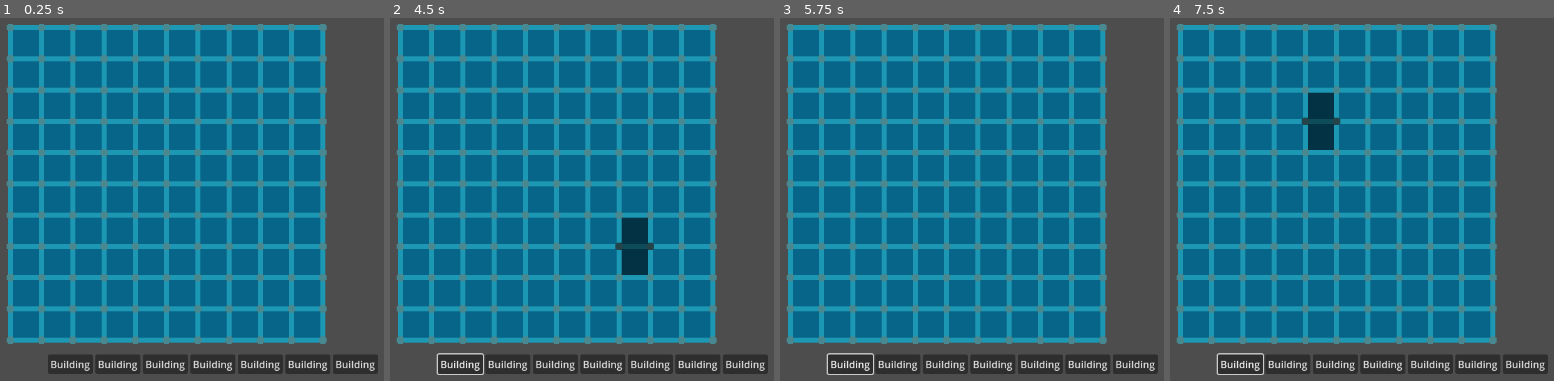
Above: before the commit, frames 1-4 (left to right).
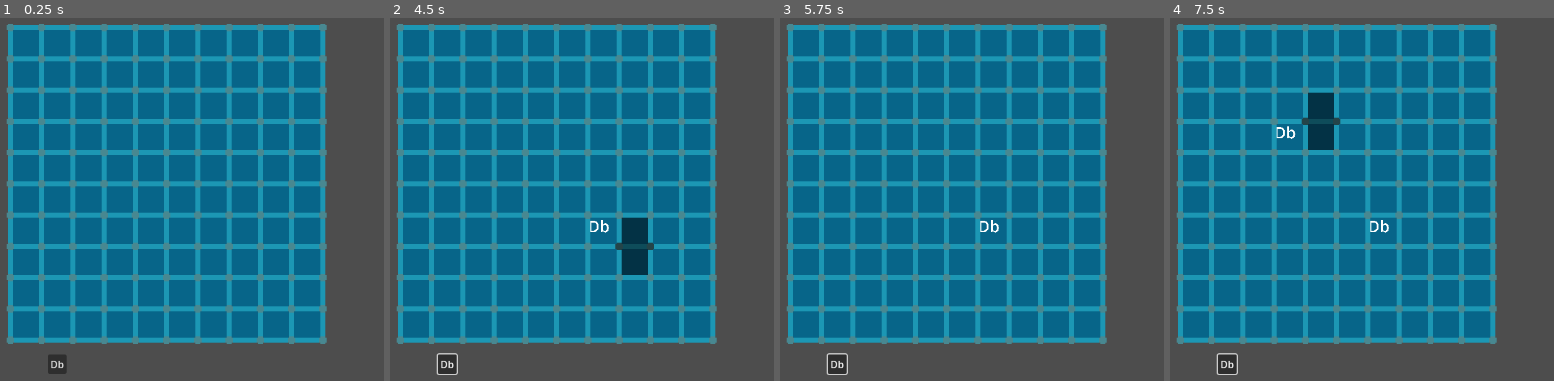
Above: after the commit, the same moments.

Repository: bjornarprytz/beneath-the-surface
Game: Godot game, scene res://main.tscn
Two runs of this game, one before a commit and one after it. Both use one fixed random seed, a clock stepped at 60 frames per second and the inputs below.
Inputs (mouse positions are in pixels of both pictures, inside the frame that each line leads up to):
- Up to frame 1 (0.25 s): no input
- Up to frame 2 (4.5 s): click (447, 362) at 0.5 s, where only the run after the commit has a clickable "Db"; click "Building" (after the commit: "Db") at 1.25 s; click "Building" (after the commit: "Db") at 2 s; click "Building" (after the commit: "Db") at 2.75 s; tap Enter at 3.5 s; move the mouse to (outside the picture) at 3.52 s; click (outside the picture) at 3.67 s; tap Space at 4.25 s; drag from (589, 224) to (712, 290) at 4.27 s
- Up to frame 3 (5.75 s): tap Enter at 5 s; move the mouse to (outside the picture) at 5.02 s; click (outside the picture) at 5.17 s
- Up to frame 4 (7.5 s): tap Space at 5.75, 7.25 s; drag from (1492, 290) to (1292, 134) at 5.77 s; tap Enter at 6.5 s; move the mouse to (outside the picture) at 6.52 s; click (outside the picture) at 6.67 s; drag from (1292, 134) to (1411, 90) at 7.27 s

The runs differ from the first frame. In frame 1, 3.5% of the frame differs, in the area x 13-99%, y 92-99%; in frame 2, 3.7%; in frame 3, 3.7%; in frame 4, 3.8%, in the area x 13-99%, y 29-99%.
Error after the commit: Assertion failed: Tile already has hardware (res://systems/map/tile.gd:41)

Commit message:
build button

Diff:
--- /dev/null
+++ b/src/atoms/crossHardware.gd
@@ -0,0 +1,2 @@
+class_name CrossHardware
+extends Hardware
--- /dev/null
+++ b/src/atoms/edgeHardware.gd
@@ -0,0 +1,5 @@
+class_name EdgeHardware
+extends Hardware
+
+func init(hardwareData: HardwareData):
+	data = hardwareData
--- a/src/atoms/hardware.gd
+++ b/src/atoms/hardware.gd
@@ -1,2 +1,7 @@
 class_name Hardware
 extends Node2D
+
+var data: HardwareData
+
+func init(_hardwareData: HardwareData):
+	push_error("Hardware.init() is not implemented")
--- a/src/atoms/hardwareData.gd
+++ b/src/atoms/hardwareData.gd
@@ -1,13 +1,21 @@
 class_name HardwareData
 extends Resource
 
-enum HardwareType {
-    CPU,
-    GPU,
-    RAM,
-    STORAGE,
-    NETWORK,
-    DEFENSE
+## Indicates which role the hardware fills
+enum Category {
+	CPU,
+	GPU,
+	RAM,
+	STORAGE,
+	NETWORK,
+	DEFENSE
+}
+
+## Determines where the hardware can be placed
+enum Type {
+	TILE,
+	EDGE,
+	CROSS
 }
 
 ## Cost in bit coin
@@ -16,5 +24,24 @@
 ## User facing name
 var hardwareName: String
 
+## The category of hardware
+var category: Category
+
 ## The type of hardware
-var type: HardwareType
+var type: Type
+
+func withCost(hwCost: int) -> HardwareData:
+	self.cost = hwCost
+	return self
+
+func withName(hwName: String) -> HardwareData:
+	self.hardwareName = hwName
+	return self
+
+func withCategory(hwCategory: Category) -> HardwareData:
+	self.category = hwCategory
+	return self
+
+func withType(hwType: Type) -> HardwareData:
+	self.type = hwType
+	return self
--- /dev/null
+++ b/src/atoms/hardware_cross.tscn
@@ -0,0 +1,17 @@
+[gd_scene load_steps=3 format=3 uid="uid://c50i430ywtyxf"]
+
+[ext_resource type="Script" path="res://atoms/crossHardware.gd" id="1_beo4p"]
+
+[sub_resource type="Theme" id="Theme_eqemx"]
+default_font_size = 256
+
+[node name="HardwareCross" type="Node2D"]
+script = ExtResource("1_beo4p")
+
+[node name="RichTextLabel" type="RichTextLabel" parent="."]
+offset_right = 350.0
+offset_bottom = 350.0
+scale = Vector2(0.1, 0.1)
+theme = SubResource("Theme_eqemx")
+bbcode_enabled = true
+text = "[center]A5"
--- /dev/null
+++ b/src/atoms/hardware_edge.tscn
@@ -0,0 +1,17 @@
+[gd_scene load_steps=3 format=3 uid="uid://dgqetobrqvbgv"]
+
+[ext_resource type="Script" path="res://atoms/edgeHardware.gd" id="1_4op0m"]
+
+[sub_resource type="Theme" id="Theme_eqemx"]
+default_font_size = 256
+
+[node name="HardwareEdge" type="Node2D"]
+script = ExtResource("1_4op0m")
+
+[node name="Name" type="RichTextLabel" parent="."]
+offset_right = 350.0
+offset_bottom = 350.0
+scale = Vector2(0.1, 0.1)
+theme = SubResource("Theme_eqemx")
+bbcode_enabled = true
+text = "[center]A5"
--- /dev/null
+++ b/src/atoms/hardware_tile.tscn
@@ -0,0 +1,17 @@
+[gd_scene load_steps=3 format=3 uid="uid://cyxor4ildf6j1"]
+
+[ext_resource type="Script" path="res://atoms/tileHardware.gd" id="1_eypp7"]
+
+[sub_resource type="Theme" id="Theme_eqemx"]
+default_font_size = 256
+
+[node name="HardwareTile" type="Node2D"]
+script = ExtResource("1_eypp7")
+
+[node name="Name" type="RichTextLabel" parent="."]
+offset_right = 350.0
+offset_bottom = 350.0
+scale = Vector2(0.1, 0.1)
+theme = SubResource("Theme_eqemx")
+bbcode_enabled = true
+text = "[center]A5"
--- /dev/null
+++ b/src/atoms/software.tscn
@@ -0,0 +1,6 @@
+[gd_scene load_steps=2 format=3 uid="uid://26hqqotfvmdq"]
+
+[ext_resource type="Script" path="res://atoms/software.gd" id="1_0kp8i"]
+
+[node name="Software" type="Node2D"]
+script = ExtResource("1_0kp8i")
--- /dev/null
+++ b/src/atoms/tileHardware.gd
@@ -0,0 +1,12 @@
+class_name TileHardware
+extends Hardware
+
+@onready var nameLabel: RichTextLabel:
+	get:
+		return $Name
+
+var tile: Tile
+
+func init(hardwareData: HardwareData):
+	data = hardwareData
+	nameLabel.text = "[center]%s" % data.hardwareName
--- a/src/autoload/create.gd
+++ b/src/autoload/create.gd
@@ -4,6 +4,10 @@
 @onready var tileSpawner = preload ("res://systems/map/tile.tscn")
 @onready var edgeSpawner = preload ("res://systems/map/edge.tscn")
 @onready var crossSpawner = preload ("res://systems/map/cross.tscn")
+
+@onready var edgeHardwareSpawner = preload ("res://atoms/hardware_edge.tscn")
+@onready var crossHardwareSpawner = preload ("res://atoms/hardware_cross.tscn")
+@onready var tileHardwareSpawner = preload ("res://atoms/hardware_tile.tscn")
 
 func tile(coord: Vector2i, size: float) -> Tile:
 	var tileScene = tileSpawner.instantiate() as Tile
@@ -25,3 +29,22 @@
 	crossScene.thickness = thickness
 	crossScene.coordinates = coord
 	return crossScene
+
+func hardware(hardwareData: HardwareData) -> Hardware:
+
+	match hardwareData.type:
+		HardwareData.Type.EDGE:
+			var scene = edgeHardwareSpawner.instantiate() as EdgeHardware
+			scene.init(hardwareData)
+			return scene
+		HardwareData.Type.CROSS:
+			var scene = crossHardwareSpawner.instantiate() as CrossHardware
+			scene.init(hardwareData)
+			return scene
+		HardwareData.Type.TILE:
+			var scene = tileHardwareSpawner.instantiate() as TileHardware
+			scene.init(hardwareData)
+			return scene
+
+	assert(false, "Hardware type not implemented")
+	return null
--- a/src/main.gd
+++ b/src/main.gd
@@ -2,3 +2,5 @@
 extends Node2D
 
 @onready var map: Map = $Map
+
+var player : Player = Player.new()
--- a/src/systems/actions/buildAction.gd
+++ b/src/systems/actions/buildAction.gd
@@ -10,13 +10,41 @@
 	_hardwareData = hardwareData
 	_map = map
 
-## The build action is to place a piece of hardware on the map
-## If this is fencing, you get to drag a line along the edges
-## If this is a rack, you get to place it on a tile
-## If this is a switch, you get to place it on an intersection ??
+	match hardwareData.type:
+		HardwareData.Type.TILE:
+			map.tileClicked.connect(_on_tile_clicked)
+		HardwareData.Type.EDGE:
+			map.edgeClicked.connect(_on_edge_clicked)
+		HardwareData.Type.CROSS:
+			map.intersectionClicked.connect(_on_intersection_clicked)
+
+func cancel() -> void:
+	_finish()
 
 func _unhandled_input(event: InputEvent) -> void:
 	## Cancel with mouse 2
 	if event is InputEventMouseButton:
 		if event.button_index == MOUSE_BUTTON_RIGHT and event.pressed:
-			finished.emit()
+			_finish()
+
+func _on_tile_clicked(tile: Tile) -> void:
+	## Place the hardware on the tile
+	var hardware = Create.hardware(_hardwareData)
+	tile.add_hardware(hardware)
+	_finish()
+
+func _on_edge_clicked(edge: Edge) -> void:
+	## Place the hardware on the edge
+	var hardware = _hardwareData.create()
+	edge.add_hardware(hardware)
+	_finish()
+
+func _on_intersection_clicked(intersection: Cross) -> void:
+	## Place the hardware on the intersection
+	var hardware = _hardwareData.create()
+	intersection.add_hardware(hardware)
+	_finish()
+
+func _finish() -> void:
+	finished.emit()
+	queue_free()
--- a/src/systems/map/cross.gd
+++ b/src/systems/map/cross.gd
@@ -21,6 +21,9 @@
 
 	edges.append(edge)
 	edge.connect_intersection(self)
+
+func get_edges() -> Array[Edge]:
+	return edges
 
 func _draw() -> void:
 	if tileSize == 0:
--- a/src/systems/map/edge.gd
+++ b/src/systems/map/edge.gd
@@ -17,6 +17,7 @@
 
 var _tiles: Array[Tile]
 var _intersections: Array[Cross]
+var _hardware: Hardware
 
 func connect_tile(tile: Tile):
 	if _tiles.has(tile):
@@ -38,10 +39,23 @@
 func get_tiles() -> Array[Tile]:
 	return _tiles
 
-func get_hardware() -> Array[Hardware]:
-	var hardware = []
-	push_error("get_hardware() not implemented")
-	return hardware
+func get_other_tile(tile: Tile) -> Tile:
+	assert(_tiles.has(tile), "Tile not connected to edge")
+
+	if _tiles.size() != 2:
+		return null
+
+	if _tiles[0] == tile and _tiles.size() > 1:
+		return _tiles[1]
+	else:
+		return _tiles[0]
+
+func add_hardware(hardware: Hardware) -> void:
+	assert(_hardware == null, "Hardware already set")
+	_hardware = hardware
+
+func get_hardware() -> Hardware:
+	return _hardware
 
 func _draw() -> void:
 	if size == 0:
--- a/src/systems/map/map.gd
+++ b/src/systems/map/map.gd
@@ -2,8 +2,11 @@
 extends Node2D
 
 signal tileHovered(tile: Tile)
+signal tileClicked(tile: Tile)
 signal edgeHovered(edge: Edge)
+signal edgeClicked(edge: Edge)
 signal intersectionHovered(intersection: Cross)
+signal intersectionClicked(intersection: Cross)
 
 @onready var tiles = $Tiles
 @onready var edges = $Edges
@@ -30,6 +33,7 @@
 			column.append(tile)
 			tiles.add_child(tile)
 			tile.hovered.connect(_tile_hovered)
+			tile.clicked.connect(_tile_clicked)
 		_tilesLookup.append(column)
 
 	# Create edge columns
@@ -41,6 +45,7 @@
 			column.append(edge)
 			edges.add_child(edge)
 			edge.hovered.connect(_edge_hovered)
+			edge.clicked.connect(_edge_clicked)
 		_edgeColumnLookup.append(column)
 
 	# Create edge rows
@@ -52,6 +57,7 @@
 			row.append(edge)
 			edges.add_child(edge)
 			edge.hovered.connect(_edge_hovered)
+			edge.clicked.connect(_edge_clicked)
 		_edgeRowLookup.append(row)
 
 	# Create intersections (cross)
@@ -63,6 +69,7 @@
 			edges.add_child(intersection)
 			_intersectionLookup[x].append(intersection)
 			intersection.hovered.connect(_intersection_hovered)
+			intersection.clicked.connect(_intersection_clicked)
 
 	# Connect edges and tiles
 	for column in _edgeColumnLookup:
@@ -116,8 +123,20 @@
 func _tile_hovered(tile: Tile):
 	tileHovered.emit(tile)
 
+func _tile_clicked(tile: Tile):
+	tileClicked.emit(tile)
+	print("Tile clicked")
+
 func _edge_hovered(edge: Edge):
 	edgeHovered.emit(edge)
 
+func _edge_clicked(edge: Edge):
+	edgeClicked.emit(edge)
+	print("Edge clicked")
+
 func _intersection_hovered(intersection: Cross):
 	intersectionHovered.emit(intersection)
+
+func _intersection_clicked(intersection: Cross):
+	intersectionClicked.emit(intersection)
+	print("Intersection clicked")
--- a/src/systems/map/tile.gd
+++ b/src/systems/map/tile.gd
@@ -12,7 +12,9 @@
 ## The size of the tile in pixels.
 var size: float
 
+var _neighbours: Array[Tile] = []
 var _edges: Array[Edge] = []
+var _hardware: Hardware
 
 func connect_edge(edge: Edge) -> void:
 	if _edges.has(edge):
@@ -22,22 +24,27 @@
 	edge.connect_tile(self)
 
 func get_edges() -> Array[Edge]:
-	var edges = []
-
-	push_error("get_edges() not implemented")
-
-	return edges
+	return _edges
 
 func get_neighbours() -> Array[Tile]:
-	var neighbours = []
+	if _neighbours.size() > 0:
+		return _neighbours
 
-	push_error("get_neighbours() not implemented")
+	for e in _edges:
+		var other = e.get_other_tile(self)
+		if other != null:
+			_neighbours.append(other)
 
-	return neighbours
+	return _neighbours
+
+func add_hardware(hardware: Hardware) -> void:
+	assert(_hardware == null, "Tile already has hardware")
+	_hardware = hardware
+
+	add_child(hardware)
 
 func get_hardware() -> Hardware:
-	push_error("get_hardware() not implemented")
-	return null
+	return _hardware
 
 func get_software() -> Array[Software]:
 	push_error("get_software() not implemented")
--- a/src/systems/player/player.gd
+++ b/src/systems/player/player.gd
@@ -10,3 +10,8 @@
 ## In play
 var hardware: Array[Hardware] = []
 var software: Array[Software] = []
+
+func _init() -> void:
+    buildableHardware = [
+        HardwareData.new().withName("Db").withCost(100).withType(HardwareData.Type.TILE)
+    ]
--- /dev/null
+++ b/src/ui/hardwareButton.gd
@@ -0,0 +1,7 @@
+class_name HardwareButton
+extends AspectRatioContainer
+
+
+var button: Button:
+	get:
+		return $Button
--- a/src/ui/hardware_button.tscn
+++ b/src/ui/hardware_button.tscn
@@ -1,4 +1,6 @@
-[gd_scene format=3 uid="uid://dgslutv75cjw0"]
+[gd_scene load_steps=2 format=3 uid="uid://dgslutv75cjw0"]
+
+[ext_resource type="Script" path="res://ui/hardwareButton.gd" id="1_whk5n"]
 
 [node name="HardwareButton" type="AspectRatioContainer"]
 anchors_preset = 15
@@ -7,6 +9,7 @@
 grow_horizontal = 2
 grow_vertical = 2
 size_flags_vertical = 3
+script = ExtResource("1_whk5n")
 
 [node name="Button" type="Button" parent="."]
 layout_mode = 2
--- a/src/ui/playerHud.gd
+++ b/src/ui/playerHud.gd
@@ -2,8 +2,24 @@
 
 @export var gameState: GameState
 
-@onready var buildingBar: HFlowContainer
+@onready var buildActionSpawner: PackedScene = preload ("res://systems/actions/build_action.tscn")
+@onready var buttonSpawner: PackedScene = preload ("res://ui/hardware_button.tscn")
+@onready var buildingBar: HFlowContainer = $Buildings
+
+var currentAction: BuildAction
 
 func _ready() -> void:
-	## TODO: Populate the UI
-	pass
+	for hw in gameState.player.buildableHardware:
+		var button = buttonSpawner.instantiate() as HardwareButton
+		button.button.text = hw.hardwareName
+		button.button.pressed.connect(_on_build_button_pressed.bind(hw))
+		buildingBar.add_child(button)
+
+func _on_build_button_pressed(hw: HardwareData) -> void:
+	if currentAction != null:
+		currentAction.cancel()
+	currentAction = buildActionSpawner.instantiate() as BuildAction
+
+	currentAction.init(hw, gameState.map)
+
+	add_child(currentAction)
--- a/src/ui/player_hud.tscn
+++ b/src/ui/player_hud.tscn
@@ -1,7 +1,6 @@
-[gd_scene load_steps=3 format=3 uid="uid://ooqsoaduvaih"]
+[gd_scene load_steps=2 format=3 uid="uid://ooqsoaduvaih"]
 
 [ext_resource type="Script" path="res://ui/playerHud.gd" id="1_q88xo"]
-[ext_resource type="PackedScene" uid="uid://dgslutv75cjw0" path="res://ui/hardware_button.tscn" id="1_ylk2c"]
 
 [node name="PlayerHUD" type="Control"]
 layout_mode = 3
@@ -14,24 +13,3 @@
 offset_top = 604.0
 offset_right = 751.0
 offset_bottom = 687.0
-
-[node name="HardwareButton" parent="Buildings" instance=ExtResource("1_ylk2c")]
-layout_mode = 2
-
-[node name="HardwareButton2" parent="Buildings" instance=ExtResource("1_ylk2c")]
-layout_mode = 2
-
-[node name="HardwareButton3" parent="Buildings" instance=ExtResource("1_ylk2c")]
-layout_mode = 2
-
-[node name="HardwareButton4" parent="Buildings" instance=ExtResource("1_ylk2c")]
-layout_mode = 2
-
-[node name="HardwareButton5" parent="Buildings" instance=ExtResource("1_ylk2c")]
-layout_mode = 2
-
-[node name="HardwareButton6" parent="Buildings" instance=ExtResource("1_ylk2c")]
-layout_mode = 2
-
-[node name="HardwareButton7" parent="Buildings" instance=ExtResource("1_ylk2c")]
-layout_mode = 2
